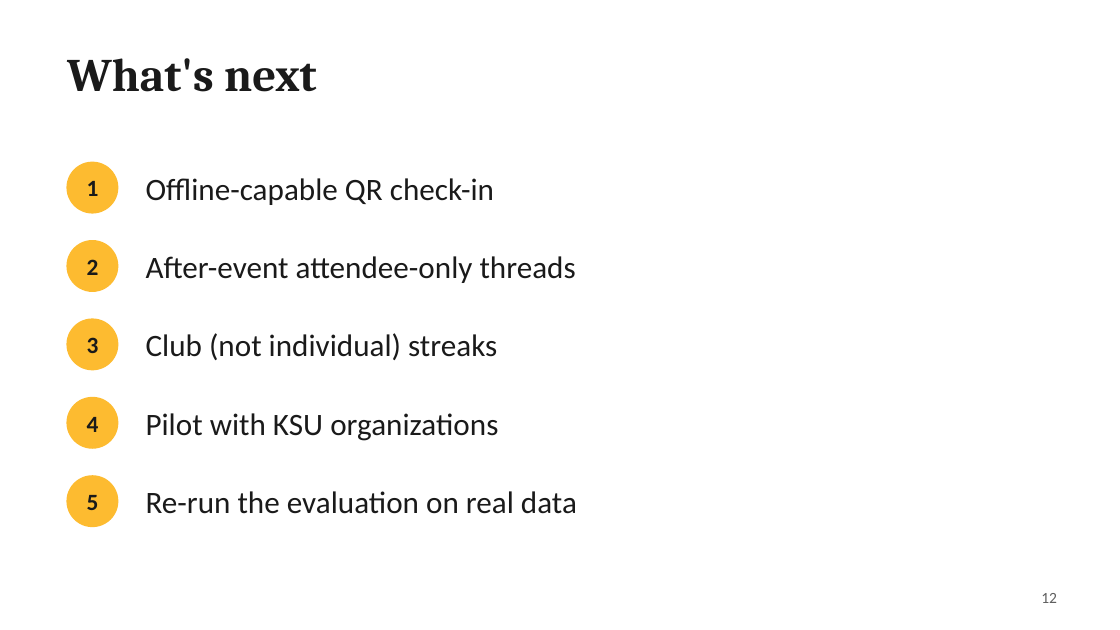
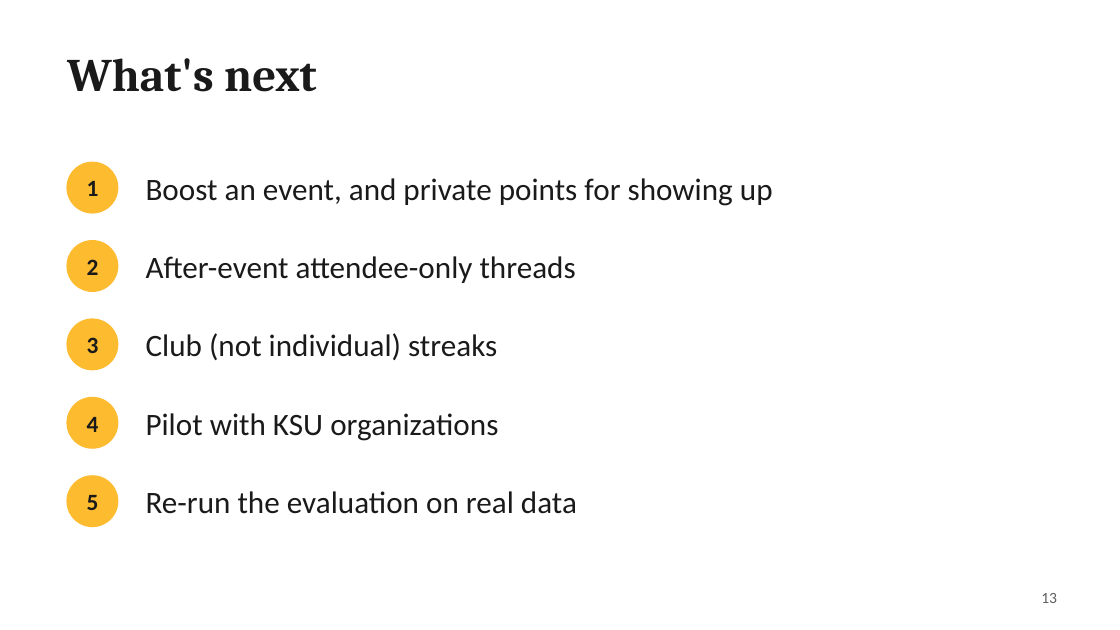
Before and after one commit to cbell108/guild, a slide deck: slide 13 of docs/deck/campus-hangouts.pptx (slide 12 before the commit). Drawn at 1120x630 pixels with LibreOffice and Linux fonts; fonts in the diff are those of the drawing. Boxes give left, top, right and bottom in pixels: in the first picture for what was removed or moved away, otherwise in the second. Text is boxed around its words. In the diff, an @@ line names an element or a change of style, - is before the commit and + after.

```diff
--- a/docs/deck/campus-hangouts.pptx
+++ b/docs/deck/campus-hangouts.pptx
@@ text at box(146, 178, 773, 206): text changed @@
-Offline-capable QR check-in
+Boost an event, and private points for showing up
@@ page number at box(1041, 593, 1057, 603): text changed @@
-12
+13
```
Also in this commit, not shown: 3 other slides changed, 1 slide added, 7 other files.
